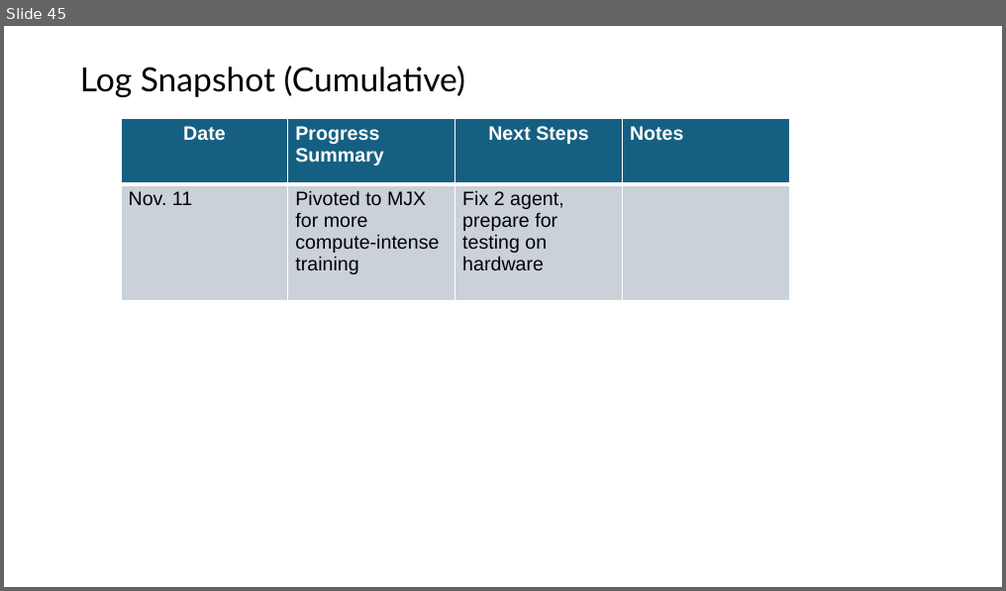
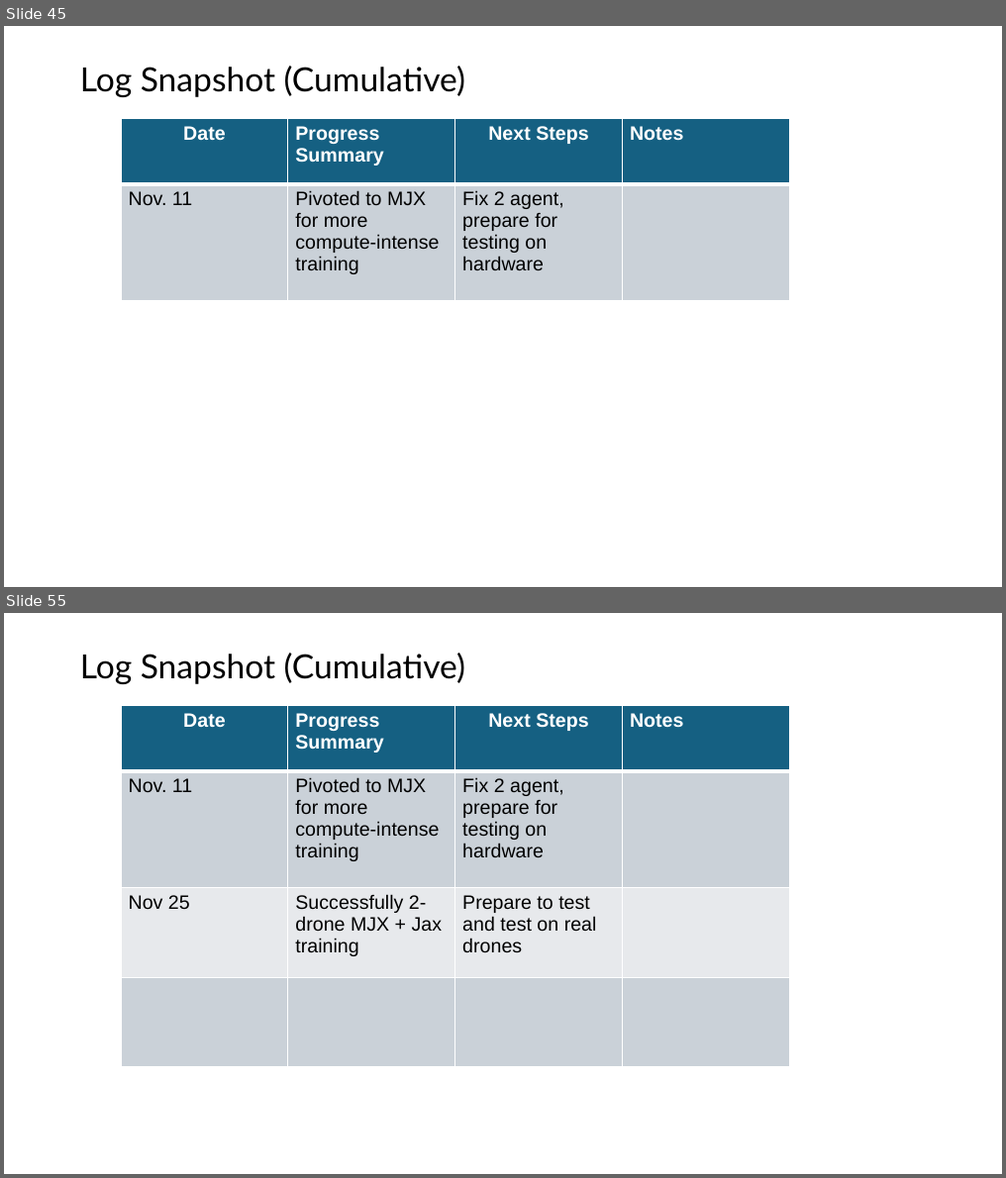
Before and after one commit to shazia-dewan/multi-agentCrazyflieLift, a slide deck: docs/MIRL LAB Honours Project Bi-Weekly Update.pptx. Shown one above the other, each under a label of ours: slide 45 before the commit, slides 45 and 55 after it; the slides between them are not shown. The pictures are 1006x591 and 1006x1178 pixels, drawn with LibreOffice and Linux fonts; fonts in the diff are those of the drawing. Boxes give left, top, right and bottom in pixels: in the first picture for what was removed or moved away, otherwise in the second. Text is boxed around its words. In the diff, an @@ line names an element or a change of style, - is before the commit and + after.

```diff
--- a/docs/MIRL LAB Honours Project Bi-Weekly Update.pptx
+++ b/docs/MIRL LAB Honours Project Bi-Weekly Update.pptx
@@ slide 55 added at (4, 613, 1002, 1174), background #FFFFFF @@
@@ title added at (80, 653, 465, 684), 24 pt, text #000000 @@
+Log Snapshot (Cumulative)
@@ table added at (121, 706, 787, 1033), 4 rows, 4 columns @@
+Date | Progress Summary | Next Steps | Notes
+Nov. 11 | Pivoted to MJX for more compute-intense training | Fix 2 agent, prepare for testing on hardware | 
+Nov 25 | Successfully 2-drone MJX + Jax training | Prepare to test and test on real drones | 
+ |  |  | 
```
Also in this commit, not shown: 9 other slides added, 3 other files.
